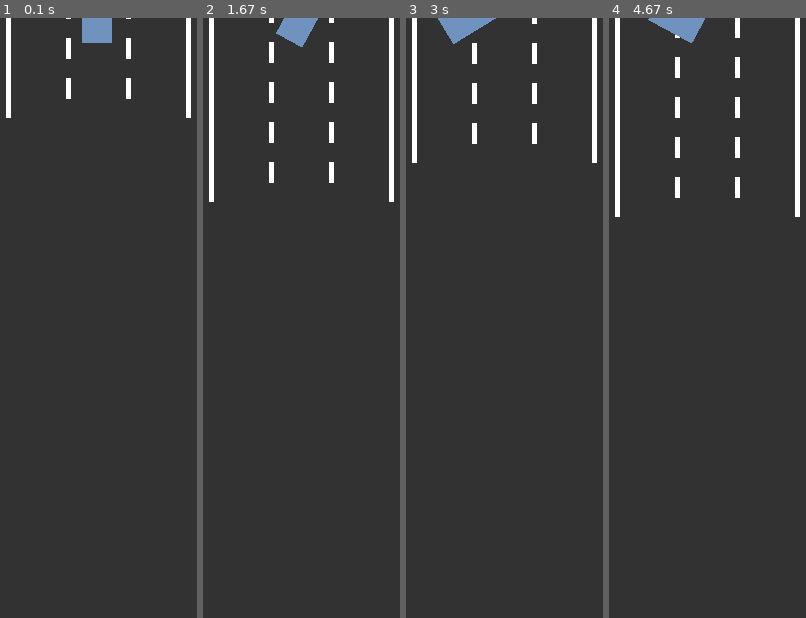
Above: before the commit, frames 1-4 (left to right).
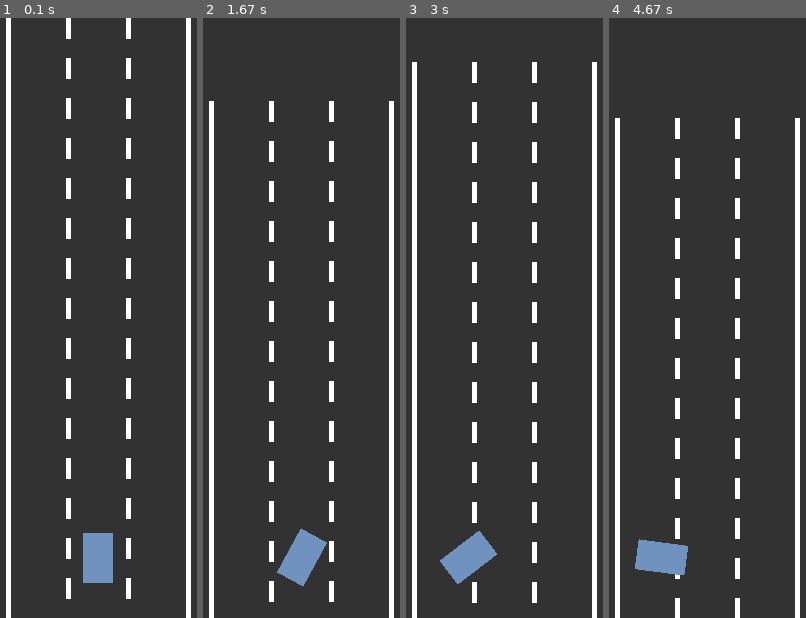
Above: after the commit, the same moments.

Repository: kc-raahi/self-driving-car-sim
Game: pygame game, started from car.py
Two runs of this game, one before a commit and one after it. Both use one fixed random seed, a clock stepped at 60 frames per second and the inputs below.
Inputs:
- Up to frame 1 (0.1 s): no input
- Up to frame 2 (1.67 s): hold Right 0.33-0.8 s; hold Up 0.83-1.3 s; hold Right from 1.33 s (still down)
- Up to frame 3 (3 s): release Right at 1.8 s; hold Down 2.4-2.7 s; hold Left from 2.73 s (still down)
- Up to frame 4 (4.67 s): release Left at 3.13 s; hold Up 3.17-3.53 s; hold Right 3.57-4.2 s; hold Down 4.23-4.6 s; hold Left from 4.63 s (still down)

The runs differ from the first frame. In frame 1, 9.1% of the frame differs, in the area x 3-97%, y 0-100%; in frame 2, 9.1%; in frame 3, 9.0%; in frame 4, 9.1%.

Commit message:
20230710 - beginning road scrolling functionality

Diff:
--- a/car.py
+++ b/car.py
@@ -99,8 +99,9 @@
                 self.speed += self.acc
             else:
                 self.speed -= self.acc
-        if 0 < self.speed < math.pow(10,-4):
+        if 0 < self.speed < 0.2:
             self.speed = 0
+
 
     def _turn(self):
         theta = 0
@@ -125,15 +126,21 @@
         for i in range(self.lane_count+1):
             x = lerp(self.left, self.right, i / self.lane_count)
             if i == 0 or i == self.lane_count:
-                pygame.draw.line(my_screen, LINE_COL, (x, -INF), (x, INF), width=LINE_WIDTH)
+                pygame.draw.line(my_screen, LINE_COL, (x, -SCREEN_HEIGHT), (x, SCREEN_HEIGHT*2), width=LINE_WIDTH)
             else:
-                for j in range(-INF, INF, DASH_HEIGHT*2):
+                for j in range(-SCREEN_HEIGHT, SCREEN_HEIGHT*2, DASH_HEIGHT*2):
                     pygame.draw.line(my_screen, LINE_COL, (x, j), (x, j+DASH_HEIGHT), width=LINE_WIDTH)
+
+
+    def get_lane_center(self, lane_index):
+        lane_width = self.width / self.lane_count
+        return self.left + lane_width / 2 + lane_index * lane_width
+
 
     def scroll(self, my_screen, y):
         temp = my_screen.copy()
         my_screen.fill(ROAD_COL)
-        my_screen.blit(temp, (0, y))
+        my_screen.blit(temp, (0, y+SCREEN_HEIGHT * 0.9))
 
 
 
@@ -141,7 +148,7 @@
     screen = pygame.display.set_mode((SCREEN_WIDTH, SCREEN_HEIGHT))
     pygame.display.set_caption("Self-Driving Car")
     road = Road(SCREEN_WIDTH/2, SCREEN_WIDTH*0.9)
-    driver = Car(road.x-1, 500)
+    driver = Car(road.get_lane_center(int(road.lane_count/2)), SCREEN_HEIGHT*0.9)   #int(lanes/2)+(width/lanes)
     run = True
     clock = pygame.time.Clock()
 
